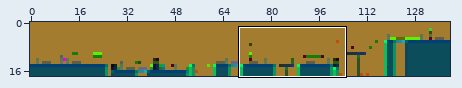
Edited in one commit: sprite sheet (resources/levels/1.png). Above, an overview of the earlier version with the close-up marked.
Close-up. The starting point:
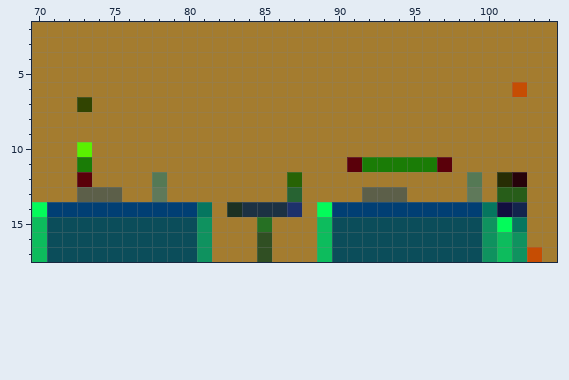
The file is 140x18 pixels. Colours within 5 levels of each other are drawn and written as one. Shown: x 70..104, y 2..17. The commit also changed other parts of the picture, which this record leaves out.
After:
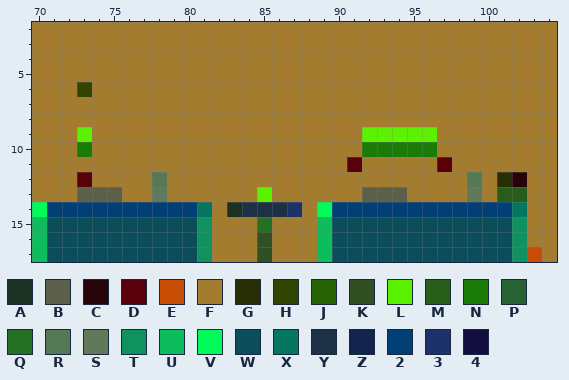
Palette (. is transparent): A #1b3123  B #5c5f49  C #27030a  D #5a000a  E #c64d03  F #a47c2f  G #272d04  H #314401  J #276305  K #304f23  L #5af200  M #275d19  N #1a7c06  P #276332  Q #267023  R #557955  S #5f795a  T #0f925f  U #0dbc5d  V #03fb5a  W #0b4d5a  X #05765f  Y #1c3143  Z #13244d  2 #013f74  3 #1d316b  4 #120f3f
The edit:
Changed rows in their new state; - is an unchanged pixel.
first column x 73:
 6 H----------------------------F
 7 F-----------------------------
 9 L------------------LLLLL------
10 N------------------NNNNN------
11 F------------------FFFFF------
12 --------------F---------------
13 ------------L-F---------------
14 ---------------------------22X
15 ---------------------------WWT
16 ---------------------------WW-
17 ---------------------------WW-
